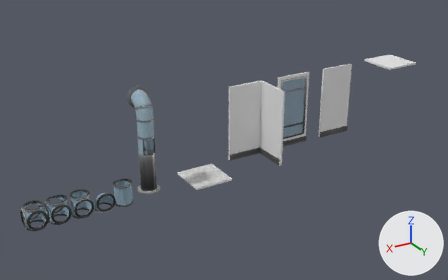
Before and after pictures for a commit that changed the glTF model Models/GridMapTest/GridAtlas.glb.
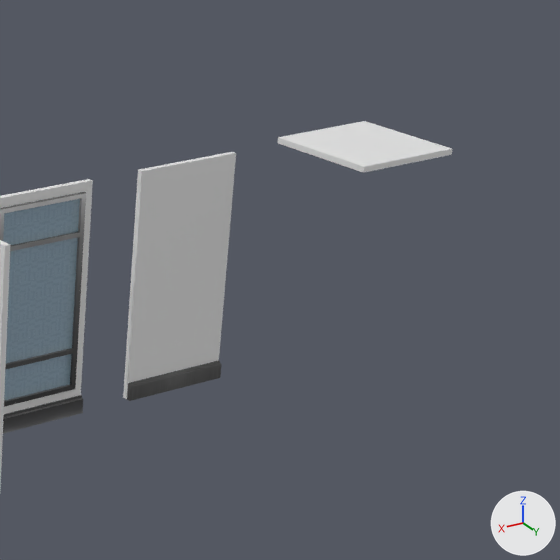
The first picture shows the older version from a camera (50 mm lens) standing at (13.4, 24.3, 13.8) and looking at (-1.6, -0.7, 1.3). The close-ups show both versions on the part from 63% to 100% of the width and 7% to 66% of the height of that picture; other places that the commit changed are outside them. Lighting does not change. The marker at lower right points along +X, +Y and +Z. Where no turn or scale is listed for an object, it has been applied to the vertices.

Names of what the first close-up shows: 'Ceiling', 'Wall', 'Wall-Corner', 'Wall-WithWindow'.
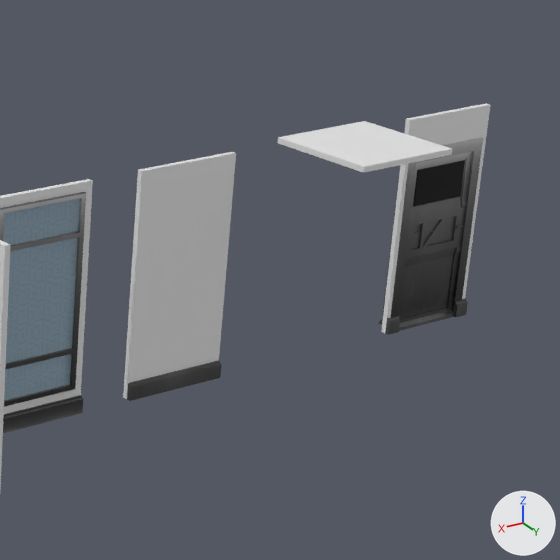
Where the newer file only moved an object's origin or applied its transform, the numbers keep the older frame.

The change, as JSON lines over the scene's bpy script:
```json
{"op": "add", "block": "mat_screen", "code": ["mat_screen = principled_material('Screen')", "mat_screen.base_color = (0.0, 0.0, 0.0)  # black #000000", "mat_screen.metallic = 0.526", "mat_screen.roughness = 0.234"]}
{"op": "add", "block": "me_cube_007", "code": ["me_cube_007 = bpy.data.meshes.new('Cube.007')", "me_cube_007.from_pydata(...)  # 267 vertices, 517 faces; spans x -1.0..1.0, y -1.34..-0.82, z 0.0..4.0", "# faces by material slot: [67, 428, 22]", "me_cube_007.materials.append(mat_wall)  # white #e7e7e7", "me_cube_007.materials.append(mat_trim)  # picture img_metaltexture", "me_cube_007.materials.append(mat_screen)  # black #000000"]}
{"op": "add", "block": "ob_wall_001", "code": ["ob_wall_001 = bpy.data.objects.new('Wall.001', me_cube_007)", "ob_wall_001.location = (-15.0, 0.0, 0.0)"]}
```

What differs and where, as boxes [x1, y1, x2, y2] in the close-ups (560 x 560 px):
```json
{"object": "Wall.001", "change": "added", "after": [379, 103, 490, 335], "faces in mat_trim (picture img_metaltexture)": [379, 138, 483, 335], "faces in mat_wall (white #e7e7e7)": [381, 103, 490, 333], "faces in mat_screen (black #000000)": [413, 160, 465, 206]}
```
